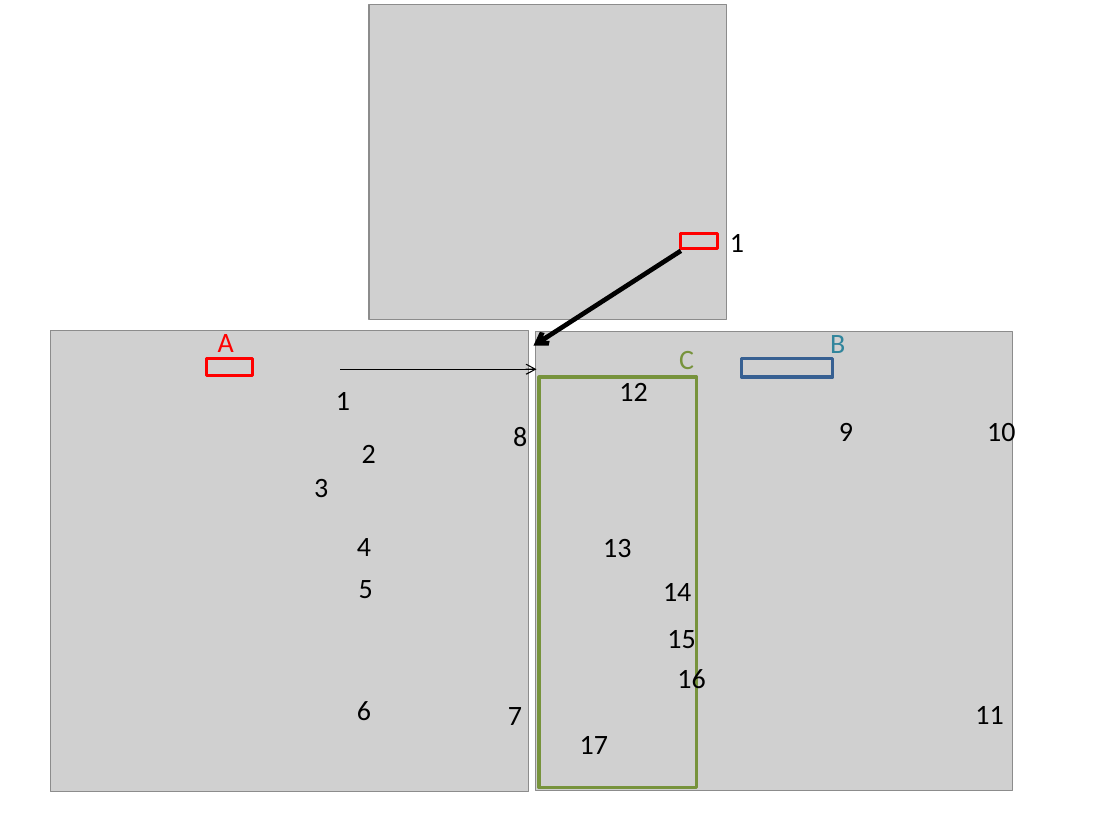
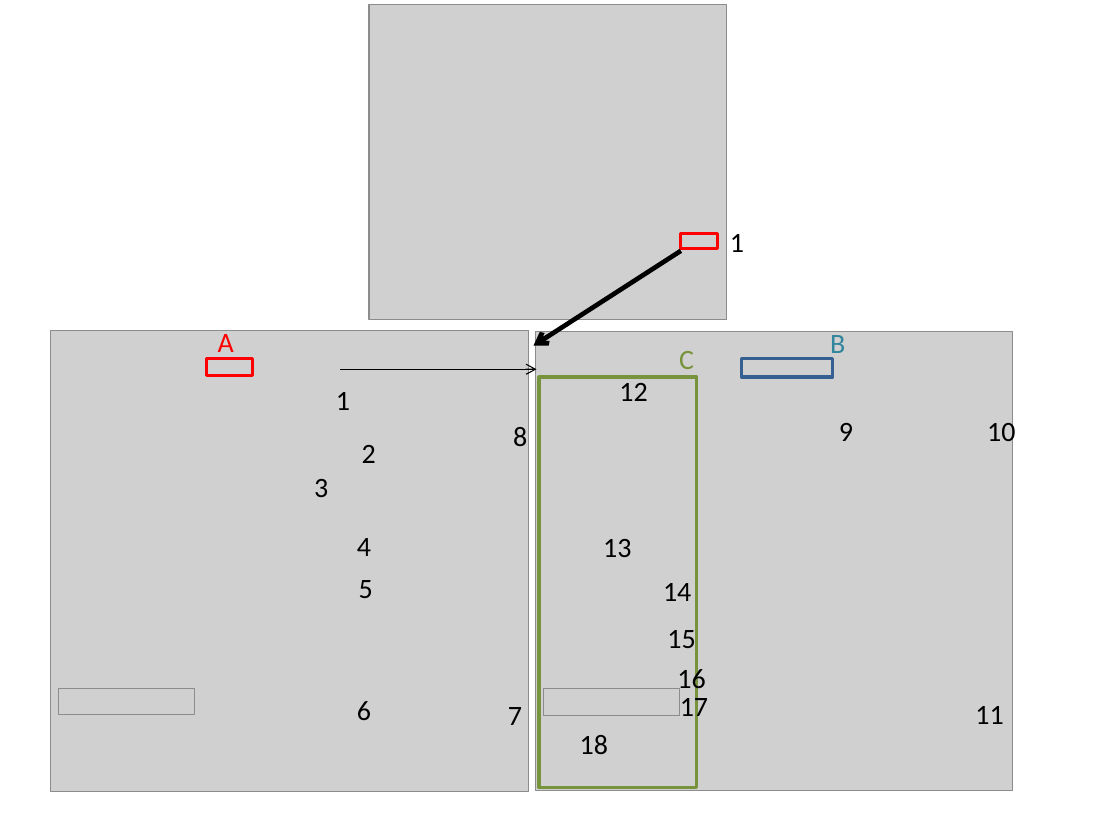
Before and after one commit to DePrettoM/EEGpal, a slide deck: slide 14 of Manuels/picture_EEGpal_manuals.pptx. Drawn at 1120x840 pixels with LibreOffice and Linux fonts; fonts in the diff are those of the drawing; grey boxes stand for pictures. Boxes give left, top, right and bottom in pixels: in the first picture for what was removed or moved away, otherwise in the second. Text is boxed around its words. In the diff, an @@ line names an element or a change of style, - is before the commit and + after.

```diff
--- a/Manuels/picture_EEGpal_manuals.pptx
+++ b/Manuels/picture_EEGpal_manuals.pptx
@@ picture added at (x1=58, y1=688, x2=194, y2=715) @@
@@ picture added at (x1=544, y1=689, x2=680, y2=716) @@
@@ text "17" rewrapped from (x1=580, y1=736, x2=608, y2=754) to (x1=680, y1=693, x2=708, y2=723) @@
@@ text added at (x1=580, y1=735, x2=608, y2=754), 18 pt, text #000000 @@
+18
```
Also in this commit, not shown: 6 other files.
